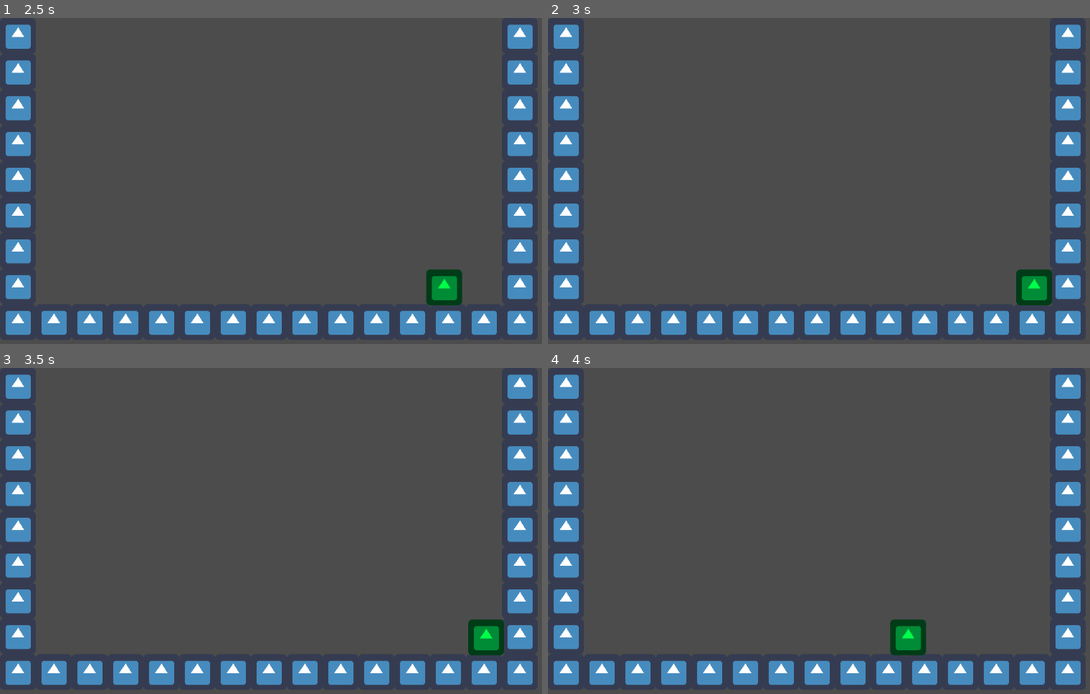
Above: before the commit, frames 1-4 (two rows, left to right).
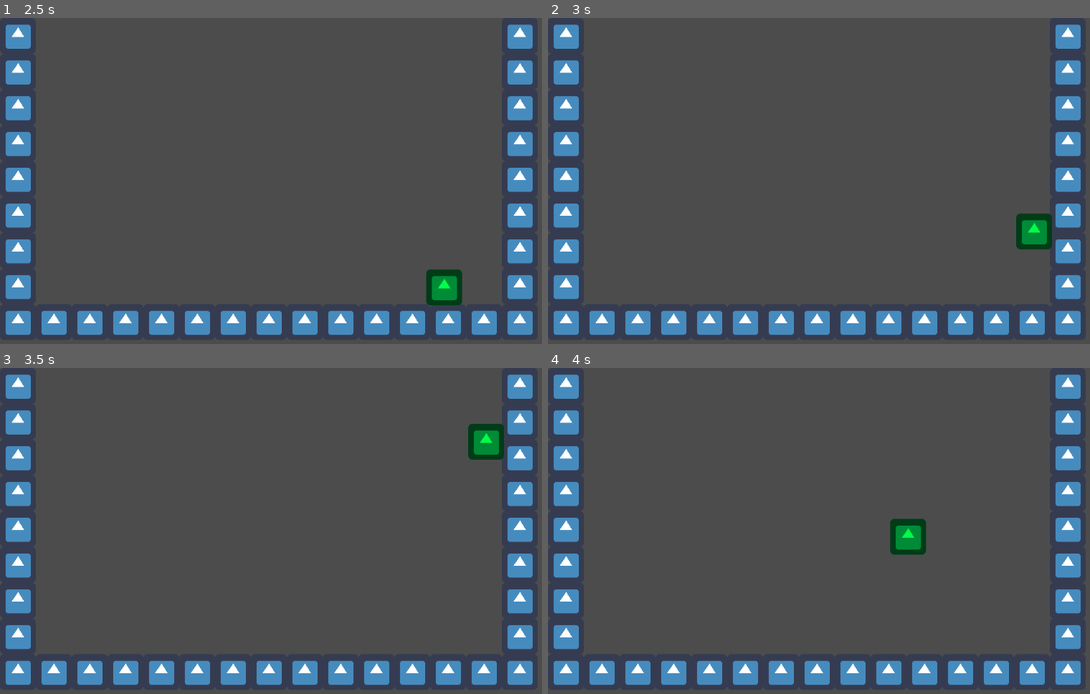
Above: after the commit, the same moments.

Repository: vijo30/SSkillStudio_Juego
Game: Godot game, scene res://Main.tscn
Two runs of this game, one before a commit and one after it. Both use one fixed random seed, a clock stepped at 60 frames per second and the inputs below. The project has no main scene, so this scene is started directly. The engine's default icon, where the game draws it, is replaced by a stand-in: a white triangle on a blue panel in a dark square.
Inputs:
- Up to frame 1 (2.5 s): tap Enter at 0.5 s; hold D (move_right) 0.53-1.28 s; hold S (move_down, bound only after the commit) 1.28-2.03 s; tap Space at 2 s; hold D (move_right) from 2.03 s (still down)
- Up to frame 2 (3 s): release D (move_right) at 2.78 s; hold W (move_up, bound only after the commit) from 2.78 s (still down)
- Up to frame 3 (3.5 s): keep holding W (move_up, bound only after the commit)
- Up to frame 4 (4 s): release W (move_up, bound only after the commit) at 3.53 s; hold A (move_left) from 3.53 s (still down)

Frame 1 is identical in both runs. In frame 2, 1.4% of the frame differs, in the area x 86-93%, y 60-89%; in frame 3, 1.4%; in frame 4, 1.5%, in the area x 63-70%, y 46-89%.

Commit message:
Puede escalar! y assets
Hice que pudiese escalar paredes, además, agregué unos assets que nos servirán más adelante.

Diff:
--- a/Main.tscn
+++ b/Main.tscn
@@ -5,7 +5,7 @@
 
 [node name="Main" type="Node2D"]
 
-[node name="TileMap" parent="." instance=ExtResource( 1 )]
+[node name="TileMap" parent="." groups=["tilemap"] instance=ExtResource( 1 )]
 
 [node name="Player" parent="." instance=ExtResource( 2 )]
 position = Vector2( 193, 468 )
--- a/player/Player.gd
+++ b/player/Player.gd
@@ -2,6 +2,14 @@
 
 export var move_speed := 100
 export var gravity := 2000
+# Grounded
+var grounded = false
+# Enable gravity
+var grv = true
+# Direction of climb_wall
+var lastDir = 0
+# Climbing
+var climb = false
 
 var velocity := Vector2.ZERO
 
@@ -10,14 +18,46 @@
 	velocity.x = 0
 
 	# set horizontal velocity
-	if Input.get_action_strength("move_right"):
-		velocity.x += move_speed
-	if Input.get_action_strength("move_left"):
-		velocity.x -= move_speed
+	var mve = Input.get_action_strength("move_right") - Input.get_action_strength("move_left")
+	velocity.x = mve * move_speed
+	# set direction of climb_wall
+	if mve != 0:
+		lastDir = mve
+	$climb_wall.rotation_degrees = lastDir * 90
 
+	grv = not climb
+	if climb: velocity.y = 0
 	# apply gravity
 	# player always has downward velocity
-	velocity.y += gravity * delta
+	if grv:
+		velocity.y += gravity * delta
+
+	# move upwards or downwards on walls
+	if Input.is_action_pressed("move_up") and (climb):
+		velocity.y -= move_speed
+	if Input.is_action_pressed("move_down") and (climb):
+		velocity.y += move_speed
 
 	# actually move the player
 	velocity = move_and_slide(velocity, Vector2.UP)
+
+
+
+func _on_GroundDetector_body_entered(body):
+	if body.is_in_group('tilemap'):
+		grounded = true
+
+
+func _on_GroundDetector_body_exited(body):
+	if body.is_in_group('tilemap'):
+		grounded = false
+
+
+func _on_climb_wall_body_entered(body):
+	if body.is_in_group('tilemap'):
+		climb = true
+
+
+func _on_climb_wall_body_exited(body):
+	if body.is_in_group('tilemap'):
+		climb = false
--- a/player/Player.tscn
+++ b/player/Player.tscn
@@ -1,10 +1,16 @@
-[gd_scene load_steps=4 format=2]
+[gd_scene load_steps=6 format=2]
 
 [ext_resource path="res://icon.png" type="Texture" id=1]
 [ext_resource path="res://player/Player.gd" type="Script" id=2]
 
 [sub_resource type="RectangleShape2D" id=1]
 extents = Vector2( 29, 29.5 )
+
+[sub_resource type="SegmentShape2D" id=2]
+b = Vector2( 0, 35 )
+
+[sub_resource type="SegmentShape2D" id=3]
+b = Vector2( 0, -33 )
 
 [node name="Player" type="KinematicBody2D"]
 script = ExtResource( 2 )
@@ -17,3 +23,18 @@
 [node name="Icon" type="Sprite" parent="."]
 modulate = Color( 0, 1, 0.290196, 1 )
 texture = ExtResource( 1 )
+
+[node name="GroundDetector" type="Area2D" parent="."]
+
+[node name="CollisionShape2D" type="CollisionShape2D" parent="GroundDetector"]
+shape = SubResource( 2 )
+
+[node name="climb_wall" type="Area2D" parent="."]
+
+[node name="CollisionShape2D" type="CollisionShape2D" parent="climb_wall"]
+shape = SubResource( 3 )
+
+[connection signal="body_entered" from="GroundDetector" to="." method="_on_GroundDetector_body_entered"]
+[connection signal="body_exited" from="GroundDetector" to="." method="_on_GroundDetector_body_exited"]
+[connection signal="body_entered" from="climb_wall" to="." method="_on_climb_wall_body_entered"]
+[connection signal="body_exited" from="climb_wall" to="." method="_on_climb_wall_body_exited"]
--- a/project.godot
+++ b/project.godot
@@ -27,6 +27,18 @@
 , Object(InputEventKey,"resource_local_to_scene":false,"resource_name":"","device":0,"alt":false,"shift":false,"control":false,"meta":false,"command":false,"pressed":false,"scancode":0,"physical_scancode":16777231,"unicode":0,"echo":false,"script":null)
  ]
 }
+move_up={
+"deadzone": 0.5,
+"events": [ Object(InputEventKey,"resource_local_to_scene":false,"resource_name":"","device":0,"alt":false,"shift":false,"control":false,"meta":false,"command":false,"pressed":false,"scancode":0,"physical_scancode":87,"unicode":0,"echo":false,"script":null)
+, Object(InputEventKey,"resource_local_to_scene":false,"resource_name":"","device":0,"alt":false,"shift":false,"control":false,"meta":false,"command":false,"pressed":false,"scancode":0,"physical_scancode":16777232,"unicode":0,"echo":false,"script":null)
+ ]
+}
+move_down={
+"deadzone": 0.5,
+"events": [ Object(InputEventKey,"resource_local_to_scene":false,"resource_name":"","device":0,"alt":false,"shift":false,"control":false,"meta":false,"command":false,"pressed":false,"scancode":0,"physical_scancode":83,"unicode":0,"echo":false,"script":null)
+, Object(InputEventKey,"resource_local_to_scene":false,"resource_name":"","device":0,"alt":false,"shift":false,"control":false,"meta":false,"command":false,"pressed":false,"scancode":0,"physical_scancode":16777234,"unicode":0,"echo":false,"script":null)
+ ]
+}
 
 [physics]
 
Not shown, added: assets/Hero Knight/EULA.txt
Not shown, added: assets/Hero Knight/Instructions.txt
Binary file added: assets/Hero Knight/Preview/BlockEffect_Preview.png
Not shown, added: assets/Hero Knight/Preview/BlockEffect_Preview.png.import
Binary file added: assets/Hero Knight/Preview/HeroKnight_Preview.png
Not shown, added: assets/Hero Knight/Preview/HeroKnight_Preview.png.import
Binary file added: assets/Hero Knight/Preview/SlideDust_Preview.png
Not shown, added: assets/Hero Knight/Preview/SlideDust_Preview.png.import
Binary file added: assets/Hero Knight/Sprites/Effects/BlockFlash.png
Not shown, added: assets/Hero Knight/Sprites/Effects/BlockFlash.png.import
Binary file added: assets/Hero Knight/Sprites/Effects/BlockFlash/BlockFlash_0.png
Not shown, added: assets/Hero Knight/Sprites/Effects/BlockFlash/BlockFlash_0.png.import
(and 390 more such lines)
